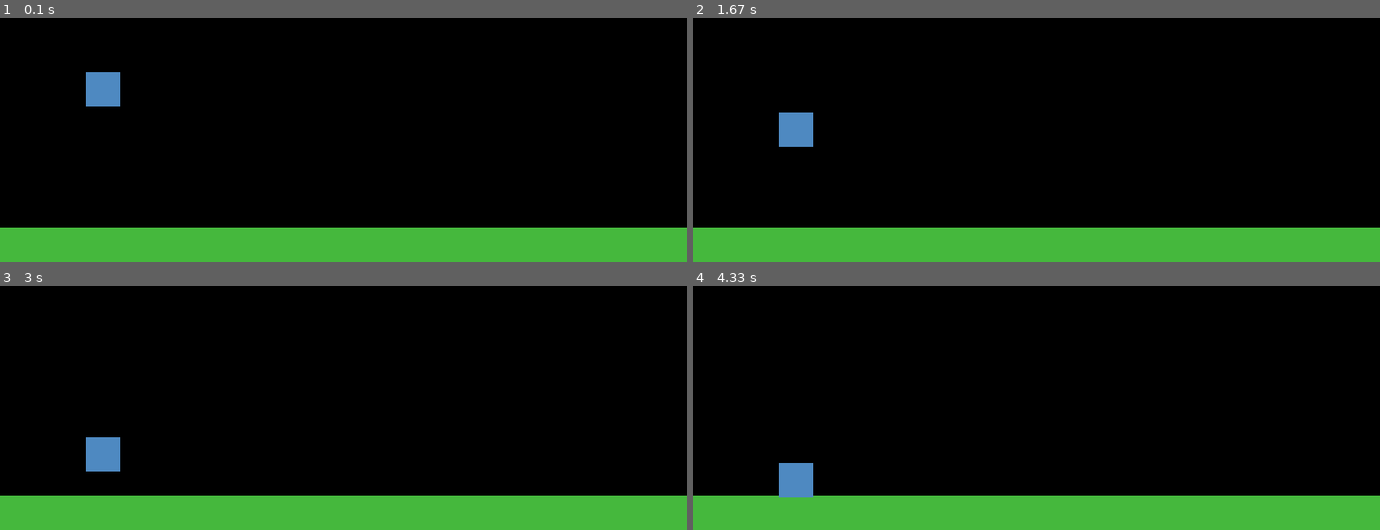
Above: before the commit, frames 1-4 (two rows, left to right).
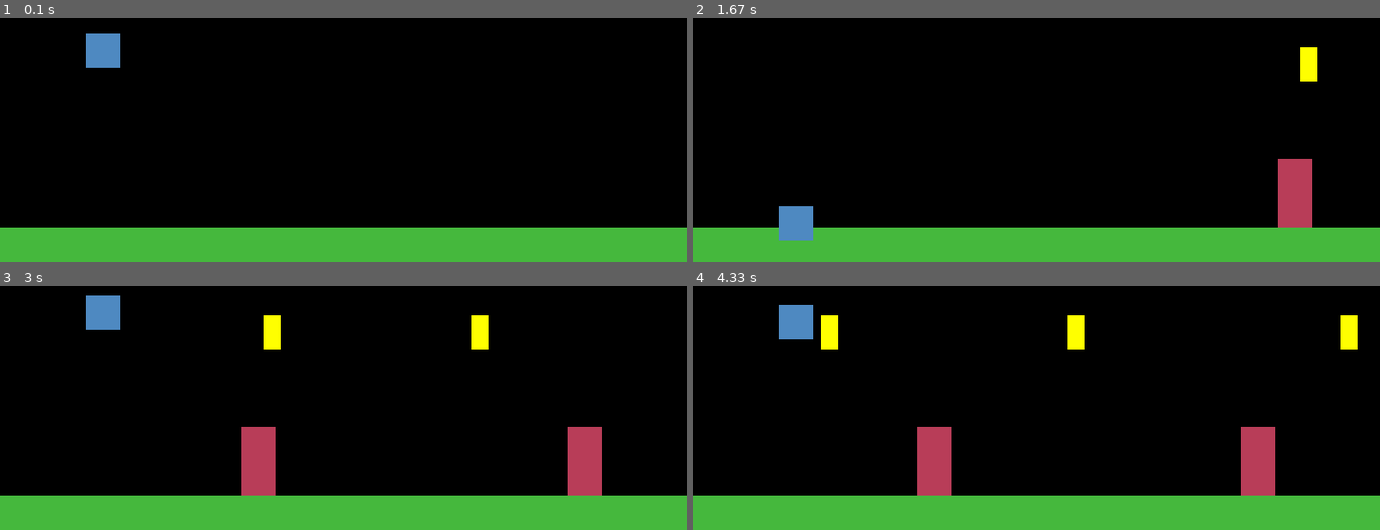
Above: after the commit, the same moments.

Repository: iSebass/PythonProjects
Game: pygame game, started from PyGame/CursoCodigoFacilito/CREACION_VIDEOJUEGO/main.py
Same seed, same stepped clock (60 frames per second), same inputs: the game is played once before the commit and once after it.
Inputs:
- Up to frame 1 (0.1 s): no input
- Up to frame 2 (1.67 s): tap Space at 0.33, 0.73, 1.03, 1.23, 1.57 s
- Up to frame 3 (3 s): tap Space at 1.87, 2.07, 2.37, 2.63, 2.97 s
- Up to frame 4 (4.33 s): tap Space at 3.27, 3.4, 3.8, 4.1 s

The runs differ from the first frame. In frame 1, 1.4% of the frame differs, in the area x 12-18%, y 6-37%; in frame 2, 3.2%; in frame 3, 4.9%; in frame 4, 5.3%, in the area x 12-97%, y 7-87%.

Commit message:
Se agrega sonido al juego ademas de moneas y bloques

Diff:
--- /dev/null
+++ b/PyGame/CursoCodigoFacilito/CREACION_VIDEOJUEGO/game/coin.py
@@ -0,0 +1,26 @@
+
+import pygame
+
+from .config import *
+
+class Coin(pygame.sprite.Sprite):
+
+    def __init__(self, pos_x, pos_y):
+
+        pygame.sprite.Sprite.__init__(self)
+
+
+        self.image = pygame.Surface( (20,40) )
+        self.image.fill(YELLOW)
+
+        self.rect = self.image.get_rect()
+        self.rect.x = pos_x
+        self.rect.y = pos_y
+
+        self.vel_x = SPEED
+
+    def update(self):
+        self.rect.left -= self.vel_x
+
+    def stop(self):
+        self.vel_x = 0
--- a/PyGame/CursoCodigoFacilito/CREACION_VIDEOJUEGO/game/config.py
+++ b/PyGame/CursoCodigoFacilito/CREACION_VIDEOJUEGO/game/config.py
@@ -7,7 +7,18 @@
 BLACK = (0,0,0)
 GREEN = (69,184,61)
 BLUE  = (78,137,193)
+RED   = (184,61,88)
+YELLOW = (255,255,0)
 
 #CONSTANTES DE PLAYER
+PLAYER_GRAV = 1.2
 
-PLAYER_GRAV = 1.2
+#CONSTANTES WALL
+SPEED = 5
+MAX_WALLS = 10
+
+#FRAMEs
+FPS = 60
+
+#COINS
+MAX_COINS = 10
--- a/PyGame/CursoCodigoFacilito/CREACION_VIDEOJUEGO/game/game.py
+++ b/PyGame/CursoCodigoFacilito/CREACION_VIDEOJUEGO/game/game.py
@@ -1,10 +1,15 @@
+import os
 import sys
 import pygame
 import time
+import random
 
 from .config   import *
 from .platform import Platform
 from .player   import Player
+from .wall     import Wall
+from .coin     import Coin
+
 
 class Game:
 
@@ -16,11 +21,16 @@
         self.surface = pygame.display.set_mode(  (WIDTH, HEIGHT) )
         pygame.display.set_caption(TITLE)
         self.runing  = True
+        self.playing = True
+
+        self.dir        = os.path.dirname(__file__)
+        self.dir_sounds = os.path.join(self.dir, 'sources/Sounds')
 
     def start(self):
         self.new()
 
     def new(self):
+        self.score = 0
         self.generate_elements()
         self.run()
 
@@ -28,13 +38,49 @@
         self.platform = Platform()
         self.player   = Player(100, self.platform.rect.top-200)
 
+
         self.sprites = pygame.sprite.Group()
+        self.walls   = pygame.sprite.Group()
+        self.Coins   = pygame.sprite.Group()
 
         self.sprites.add(self.platform)
         self.sprites.add(self.player)
 
+        self.generate_walls()
+        self.generate_coin()
+
+        self.clock = pygame.time.Clock()
+
+    def generate_coin(self):
+        last_position = WIDTH+100
+
+        if not len(self.Coins)>0:
+            for c in range(0,MAX_COINS):
+                pos_x = random.randrange(last_position+180, last_position+300)
+                coin = Coin(pos_x,150)
+                last_position = coin.rect.right
+
+                self.sprites.add(coin)
+                self.Coins.add(coin)
+
+    def generate_walls(self):
+
+        last_position = WIDTH+100
+
+        if not len(self.walls)>0:
+            for w in range(0,MAX_WALLS):
+                left = random.randrange(last_position+200, last_position+400)
+                wall = Wall(left, self.platform.rect.top)
+
+                last_position = wall.rect.right
+
+                self.sprites.add(wall)
+                self.walls.add(wall)
+
+
     def run(self):
         while self.runing:
+            self.clock.tick(FPS)
             self.events()
             self.draw()
             self.update()
@@ -54,12 +100,47 @@
         self.sprites.draw(self.surface)
 
     def update(self):
-        pygame.display.flip()
-        self.sprites.update()
+        if self.playing:
+            pygame.display.flip()
 
-        self.player.validate_platform(self.platform)
 
-        time.sleep(0.01)
+            wall = self.player.collide_with(self.walls)
+            if wall:
+                if self.player.collide_bottom(wall):
+                    self.player.skid(wall)
+                else:
+                    self.stop()
+
+            coin = self.player.collide_with(self.Coins)
+            if coin:
+                self.score += 1
+
+                coin.kill()
+                sound = pygame.mixer.Sound( os.path.join(self.dir_sounds, 'Coin02.mp3') )
+                sound.play()
+                print(self.score)
+
+            self.sprites.update()
+            self.player.validate_platform(self.platform)
+
+            self.update_elements(self.walls)
+            self.update_elements(self.Coins)
+            self.generate_walls()
+
+
+
+    def update_elements(self, elements):
+        for element in elements:
+            if not element.rect.right>0:
+                element.kill()
 
     def stop(self):
-        pass
+        self.player.stop()
+        sound = pygame.mixer.Sound( os.path.join(self.dir_sounds, 'Losser.mp3') )
+        sound.play()
+        self.stop_elements(self.walls)
+        self.playing = False
+
+    def stop_elements(self, elements):
+        for element in elements:
+            element.stop()
--- a/PyGame/CursoCodigoFacilito/CREACION_VIDEOJUEGO/game/player.py
+++ b/PyGame/CursoCodigoFacilito/CREACION_VIDEOJUEGO/game/player.py
@@ -20,6 +20,20 @@
         self.vel_y = 0
 
         self.canJump = False
+        self.playing = True
+
+    def collide_with(self, sprites):
+        objects =  pygame.sprite.spritecollide(self,sprites,False)
+        if objects:
+            return objects[0]
+
+    def collide_bottom(self, wall):
+        return self.rect.colliderect(wall.rect_top)
+
+    def skid(self, wall):
+        self.pos_y = wall.rect.top
+        self.vel_y = 0
+        self.canJump=True
 
     def jump(self):
         if self.canJump:
@@ -30,11 +44,12 @@
         self.vel_y += PLAYER_GRAV
         self.pos_y += self.vel_y + 0.5 * PLAYER_GRAV
 
-        print(self.pos_y)
+
 
     def update(self):
-        self.update_pos()
-        self.rect.bottom = self.pos_y
+        if self.playing:
+            self.update_pos()
+            self.rect.bottom = self.pos_y
 
     def validate_platform(self, platform):
         result = pygame.sprite.collide_rect(self, platform)
@@ -42,5 +57,6 @@
             self.vel_y = 0
             self.pos_y = platform.rect.top
             self.canJump = True
-        else:
-            self.canJump = False
+
+    def stop(self):
+        self.playing = False
--- /dev/null
+++ b/PyGame/CursoCodigoFacilito/CREACION_VIDEOJUEGO/game/wall.py
@@ -0,0 +1,26 @@
+import pygame
+
+from .config import *
+
+class Wall(pygame.sprite.Sprite):
+
+    def __init__(self, left, bottom):
+
+        pygame.sprite.Sprite.__init__(self)
+        self.image = pygame.Surface(  (40,80) )
+        self.image.fill(RED)
+
+        self.rect = self.image.get_rect()
+        self.rect.left = left
+        self.rect.bottom = bottom
+        self.vel_x = SPEED
+
+        self.rect_top = pygame.Rect(self.rect.x, self.rect.y, self.rect.width, 1)
+
+
+    def update(self):
+        self.rect.left -= self.vel_x
+        self.rect_top.x = self.rect.x
+
+    def stop(self):
+        self.vel_x = 0
Not shown, added: PyGame/CursoCodigoFacilito/CREACION_VIDEOJUEGO/game/sources/Sounds/Coin02.mp3
Not shown, added: PyGame/CursoCodigoFacilito/CREACION_VIDEOJUEGO/game/sources/Sounds/Losser.mp3
Not shown, added: PyGame/CursoCodigoFacilito/CREACION_VIDEOJUEGO/game/sources/Sounds/coin.mp3
Not shown, added: PyGame/CursoCodigoFacilito/CREACION_VIDEOJUEGO/game/sources/Sounds/super-mario-bros.mp3
